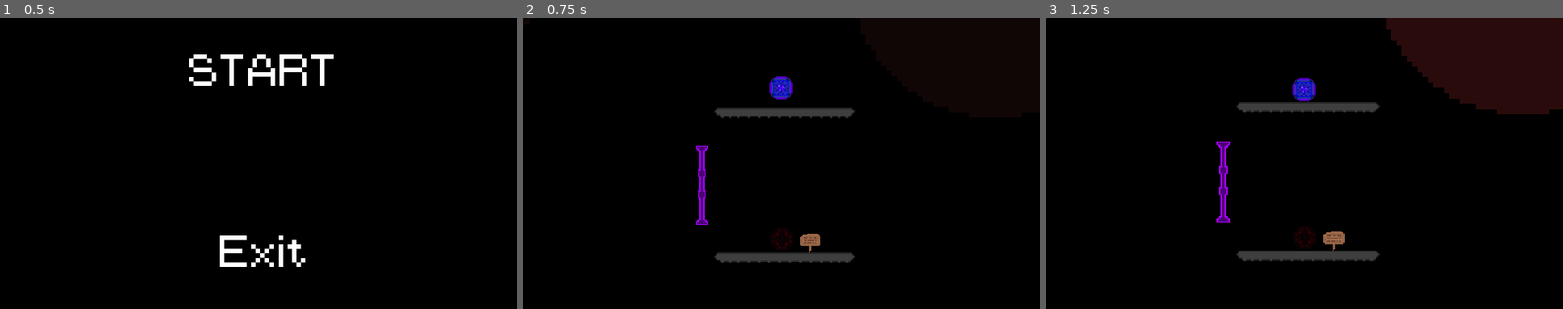
Above: before the commit, frames 1-3 (left to right).
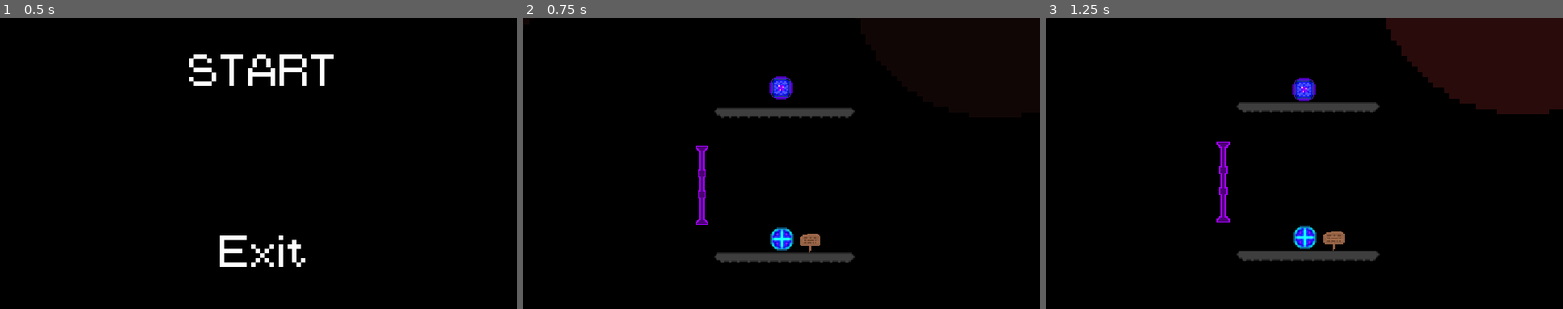
Above: after the commit, the same moments.

Repository: zyansheep/gmtk-2021
Game: Godot game, scene res://Menu.tscn
Same seed, same stepped clock (60 frames per second), same inputs: the game is played once before the commit and once after it.
Inputs (mouse positions are in pixels of both pictures, inside the frame that each line leads up to):
- Up to frame 1 (0.5 s): no input
- Up to frame 2 (0.75 s): click (781, 76) at 0.52 s
- Up to frame 3 (1.25 s): no input

Frame 1 is identical in both runs. In frame 2, 0.4% of the frame differs, in the area x 47-53%, y 21-80%; in frame 3, 0.4%.

Commit message:
player color update

Diff:
--- a/Level.gd
+++ b/Level.gd
@@ -1,17 +1,12 @@
 extends Node2D
 
 
-# Declare member variables here. Examples:
-# var a = 2
-# var b = "text"
+
 
 var join;
 var join_scene = preload("res://Player Join.tscn");
 
-# Called when the node enters the scene tree for the first time.
-func _ready():
-	#$"Player Join".visible = false;
-	pass # Replace with function body.
+
 
 
 # Called every frame. 'delta' is the elapsed time since the previous frame.
--- a/Player 1.tscn
+++ b/Player 1.tscn
@@ -1,60 +1,10 @@
-[gd_scene load_steps=7 format=2]
+[gd_scene load_steps=5 format=2]
 
 [ext_resource path="res://Player.gd" type="Script" id=1]
 [ext_resource path="res://Assets/PlayerOne.png" type="Texture" id=2]
+[ext_resource path="res://Assets/light_texture.png" type="Texture" id=3]
 
 [sub_resource type="CircleShape2D" id=1]
-
-[sub_resource type="Animation" id=2]
-resource_name = "Anchored"
-length = 0.1
-loop = true
-tracks/0/type = "value"
-tracks/0/path = NodePath("Icon:modulate")
-tracks/0/interp = 1
-tracks/0/loop_wrap = true
-tracks/0/imported = false
-tracks/0/enabled = true
-tracks/0/keys = {
-"times": PoolRealArray( 0 ),
-"transitions": PoolRealArray( 1 ),
-"update": 0,
-"values": [ Color( 1, 0, 0, 1 ) ]
-}
-
-[sub_resource type="Animation" id=3]
-resource_name = "FreeRoam"
-length = 0.1
-loop = true
-tracks/0/type = "value"
-tracks/0/path = NodePath("Icon:modulate")
-tracks/0/interp = 1
-tracks/0/loop_wrap = true
-tracks/0/imported = false
-tracks/0/enabled = true
-tracks/0/keys = {
-"times": PoolRealArray( 0 ),
-"transitions": PoolRealArray( 1 ),
-"update": 0,
-"values": [ Color( 1, 1, 1, 1 ) ]
-}
-
-[sub_resource type="Animation" id=4]
-resource_name = "Joined"
-length = 0.1
-loop = true
-tracks/0/type = "value"
-tracks/0/path = NodePath("Icon:modulate")
-tracks/0/interp = 1
-tracks/0/loop_wrap = true
-tracks/0/imported = false
-tracks/0/enabled = true
-tracks/0/keys = {
-"times": PoolRealArray( 0 ),
-"transitions": PoolRealArray( 1 ),
-"update": 0,
-"values": [ Color( 0.054902, 1, 0, 1 ) ]
-}
 
 [node name="Player 1" type="KinematicBody2D"]
 script = ExtResource( 1 )
@@ -63,15 +13,11 @@
 }
 
 [node name="Icon" type="Sprite" parent="."]
-modulate = Color( 0.054902, 1, 0, 1 )
 texture = ExtResource( 2 )
 
 [node name="Collision" type="CollisionShape2D" parent="."]
 z_index = -1
 shape = SubResource( 1 )
 
-[node name="AnimationPlayer" type="AnimationPlayer" parent="."]
-autoplay = "FreeRoam"
-anims/Anchored = SubResource( 2 )
-anims/FreeRoam = SubResource( 3 )
-anims/Joined = SubResource( 4 )
+[node name="Light2D" type="Light2D" parent="."]
+texture = ExtResource( 3 )
--- a/Player 2.tscn
+++ b/Player 2.tscn
@@ -1,61 +1,11 @@
-[gd_scene load_steps=7 format=2]
+[gd_scene load_steps=5 format=2]
 
 [ext_resource path="res://Player.gd" type="Script" id=1]
 [ext_resource path="res://Assets/PlayerTwo.png" type="Texture" id=2]
+[ext_resource path="res://Assets/light_texture.png" type="Texture" id=3]
 
 
 [sub_resource type="CircleShape2D" id=1]
-
-[sub_resource type="Animation" id=2]
-resource_name = "Anchored"
-length = 0.1
-loop = true
-tracks/0/type = "value"
-tracks/0/path = NodePath("Icon:modulate")
-tracks/0/interp = 1
-tracks/0/loop_wrap = true
-tracks/0/imported = false
-tracks/0/enabled = true
-tracks/0/keys = {
-"times": PoolRealArray( 0 ),
-"transitions": PoolRealArray( 1 ),
-"update": 0,
-"values": [ Color( 0.937255, 0.0156863, 0.0156863, 1 ) ]
-}
-
-[sub_resource type="Animation" id=3]
-resource_name = "FreeRoam"
-length = 0.1
-loop = true
-tracks/0/type = "value"
-tracks/0/path = NodePath("Icon:modulate")
-tracks/0/interp = 1
-tracks/0/loop_wrap = true
-tracks/0/imported = false
-tracks/0/enabled = true
-tracks/0/keys = {
-"times": PoolRealArray( 0 ),
-"transitions": PoolRealArray( 1 ),
-"update": 0,
-"values": [ Color( 1, 1, 1, 1 ) ]
-}
-
-[sub_resource type="Animation" id=4]
-resource_name = "Joined"
-length = 0.1
-loop = true
-tracks/0/type = "value"
-tracks/0/path = NodePath("Icon:modulate")
-tracks/0/interp = 1
-tracks/0/loop_wrap = true
-tracks/0/imported = false
-tracks/0/enabled = true
-tracks/0/keys = {
-"times": PoolRealArray( 0 ),
-"transitions": PoolRealArray( 1 ),
-"update": 0,
-"values": [ Color( 0.054902, 1, 0, 1 ) ]
-}
 
 [node name="Player 2" type="KinematicBody2D"]
 script = ExtResource( 1 )
@@ -67,14 +17,11 @@
 jump_action = "ui_up"
 
 [node name="Icon" type="Sprite" parent="."]
-modulate = Color( 0.937255, 0.0156863, 0.0156863, 1 )
 texture = ExtResource( 2 )
 
 [node name="Collision" type="CollisionShape2D" parent="."]
 z_index = -1
 shape = SubResource( 1 )
 
-[node name="AnimationPlayer" type="AnimationPlayer" parent="."]
-anims/Anchored = SubResource( 2 )
-anims/FreeRoam = SubResource( 3 )
-anims/Joined = SubResource( 4 )
+[node name="Light2D" type="Light2D" parent="."]
+texture = ExtResource( 3 )
--- a/Player Join.gd
+++ b/Player Join.gd
@@ -12,8 +12,8 @@
 
 
 func position_from_nodes(node1: KinematicBody2D, node2: KinematicBody2D):
-	$Player1.position = node1.position;
-	$Player2.position = node2.position;
+	$Player1.position = node1.position
+	$Player2.position = node2.position
 
 # Called every frame. 'delta' is the elapsed time since the previous frame.
 func _process(_delta):
--- a/Player Join.tscn
+++ b/Player Join.tscn
@@ -1,8 +1,9 @@
-[gd_scene load_steps=8 format=2]
+[gd_scene load_steps=9 format=2]
 
+[ext_resource path="res://Assets/PlayerOneGrayScale.png" type="Texture" id=1]
 [ext_resource path="res://Player Join.gd" type="Script" id=2]
-[ext_resource path="res://Assets/PlayerOne.png" type="Texture" id=4]
-[ext_resource path="res://Assets/PlayerTwo.png" type="Texture" id=5]
+[ext_resource path="res://Assets/PlayerTwoGrayScale.png" type="Texture" id=3]
+[ext_resource path="res://Assets/light_texture.png" type="Texture" id=4]
 
 [sub_resource type="PhysicsMaterial" id=1]
 friction = 100.0
@@ -34,11 +35,15 @@
 shape = SubResource( 2 )
 
 [node name="Icon1" type="Sprite" parent="Player1"]
-texture = ExtResource( 4 )
+modulate = Color( 1, 0.678431, 0, 1 )
+texture = ExtResource( 1 )
 
 [node name="PinJoint2D" type="PinJoint2D" parent="Player1"]
 node_a = NodePath("..")
 node_b = NodePath("../../Player2")
+
+[node name="Light2D" type="Light2D" parent="Player1"]
+texture = ExtResource( 4 )
 
 [node name="Player2" type="RigidBody2D" parent="."]
 position = Vector2( 543.505, 432.261 )
@@ -51,7 +56,8 @@
 }
 
 [node name="Icon2" type="Sprite" parent="Player2"]
-texture = ExtResource( 5 )
+modulate = Color( 1, 0.74902, 0, 1 )
+texture = ExtResource( 3 )
 
 [node name="Collision2" type="CollisionShape2D" parent="Player2"]
 z_index = -1
@@ -60,3 +66,8 @@
 [node name="PinJoint2D" type="PinJoint2D" parent="Player2"]
 node_a = NodePath("..")
 node_b = NodePath("../../Player1")
+
+[node name="Light2D" type="Light2D" parent="Player2"]
+position = Vector2( -274.401, -307.244 )
+texture = ExtResource( 4 )
+color = Color( 1, 0.678431, 0, 1 )
Binary file added: Assets/PlayerOneGrayScale.png
Not shown, added: Assets/PlayerOneGrayScale.png.import
Binary file added: Assets/PlayerTwoGrayScale.png
Not shown, added: Assets/PlayerTwoGrayScale.png.import
Binary file added: Assets/light_texture.png
Not shown, added: Assets/light_texture.png.import
